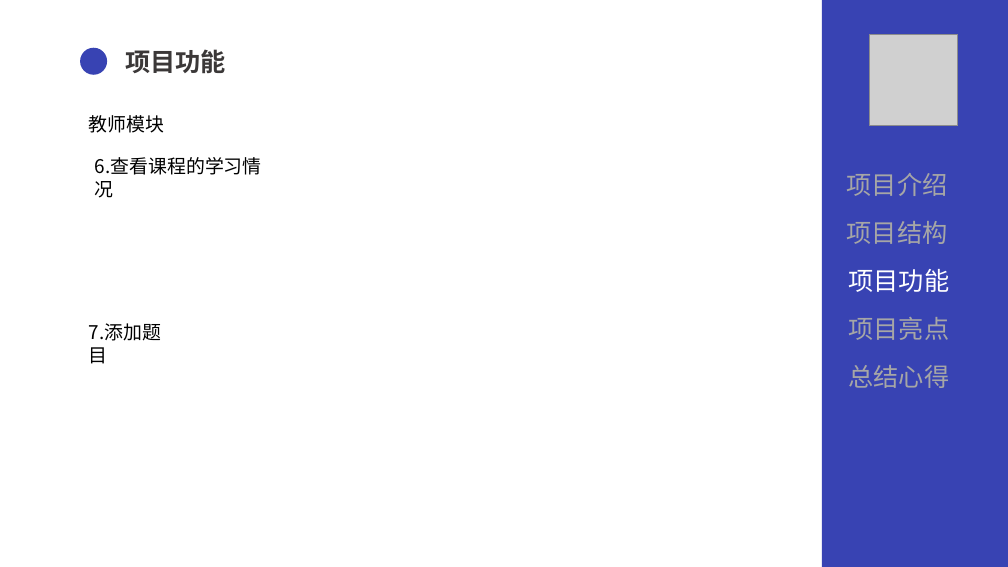
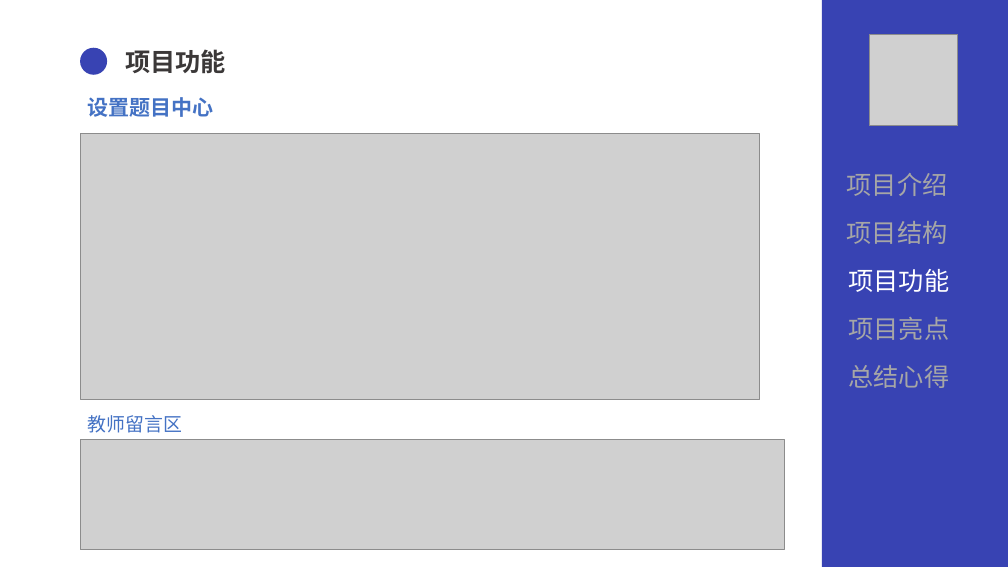
Before and after one commit to SUYYYUS/QGfinal, a slide deck: slide 11 of 文档/QG汇报陈术裕.pptx (slide 12 before the commit). Drawn at 1008x567 pixels with LibreOffice and Linux fonts; fonts in the diff are those of the drawing; grey boxes stand for pictures. Boxes give left, top, right and bottom in pixels: in the first picture for what was removed or moved away, otherwise in the second. Text is boxed around its words. In the diff, an @@ line names an element or a change of style, - is before the commit and + after.

```diff
--- a/文档/QG汇报陈术裕.pptx
+++ b/文档/QG汇报陈术裕.pptx
@@ text at [88,97,214,117]: text changed; size 18 to 20 pt; text colour #000000 to #4472C4; bold on @@
-教师模块
+设置题目中心
@@ picture added at [80,134,760,399] @@
@@ text removed at [95,157,262,175] @@
-6.查看课程的学习情况
@@ text removed at [89,323,161,364] @@
-7.添加题目
@@ text added at [88,415,182,433], 18 pt, text #4472C4 @@
+教师留言区
@@ picture added at [80,439,784,550] @@
```
Also in this commit, not shown: 23 other slides changed, 1 slide added, 2 slides removed, 1 other file.
